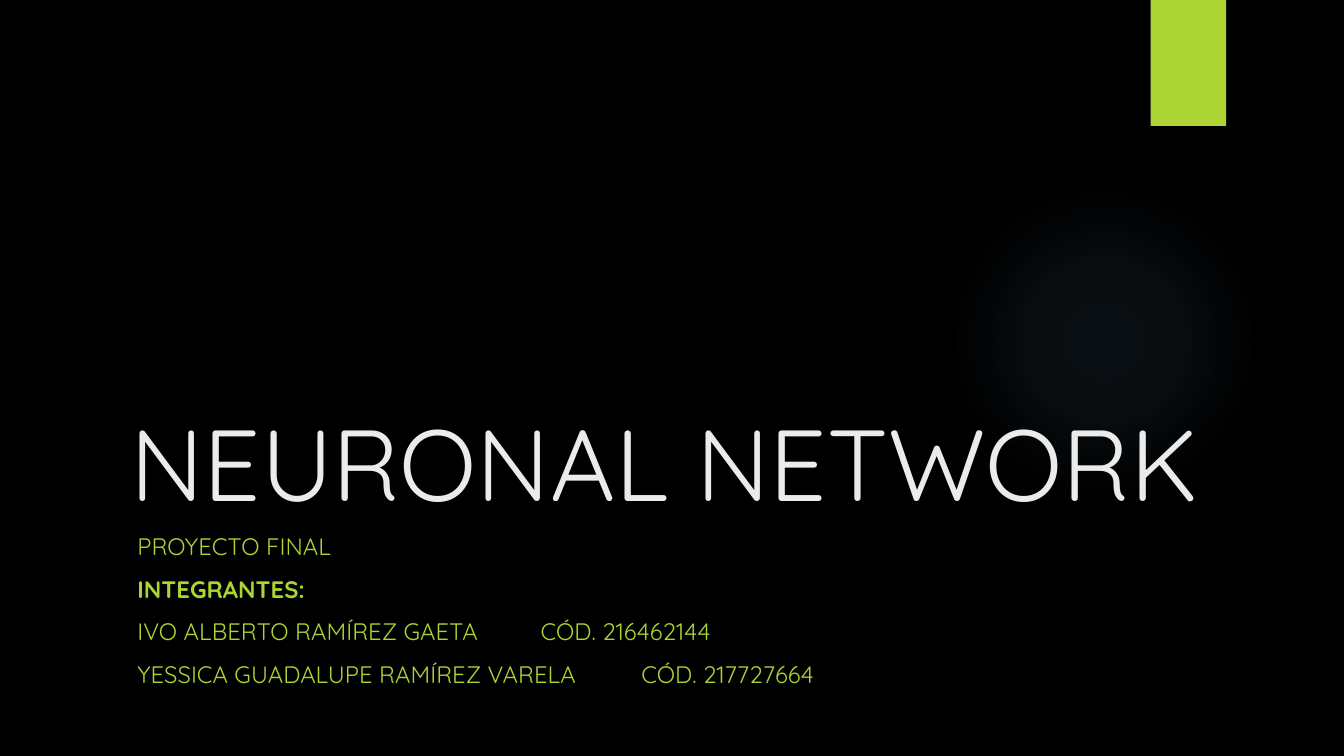
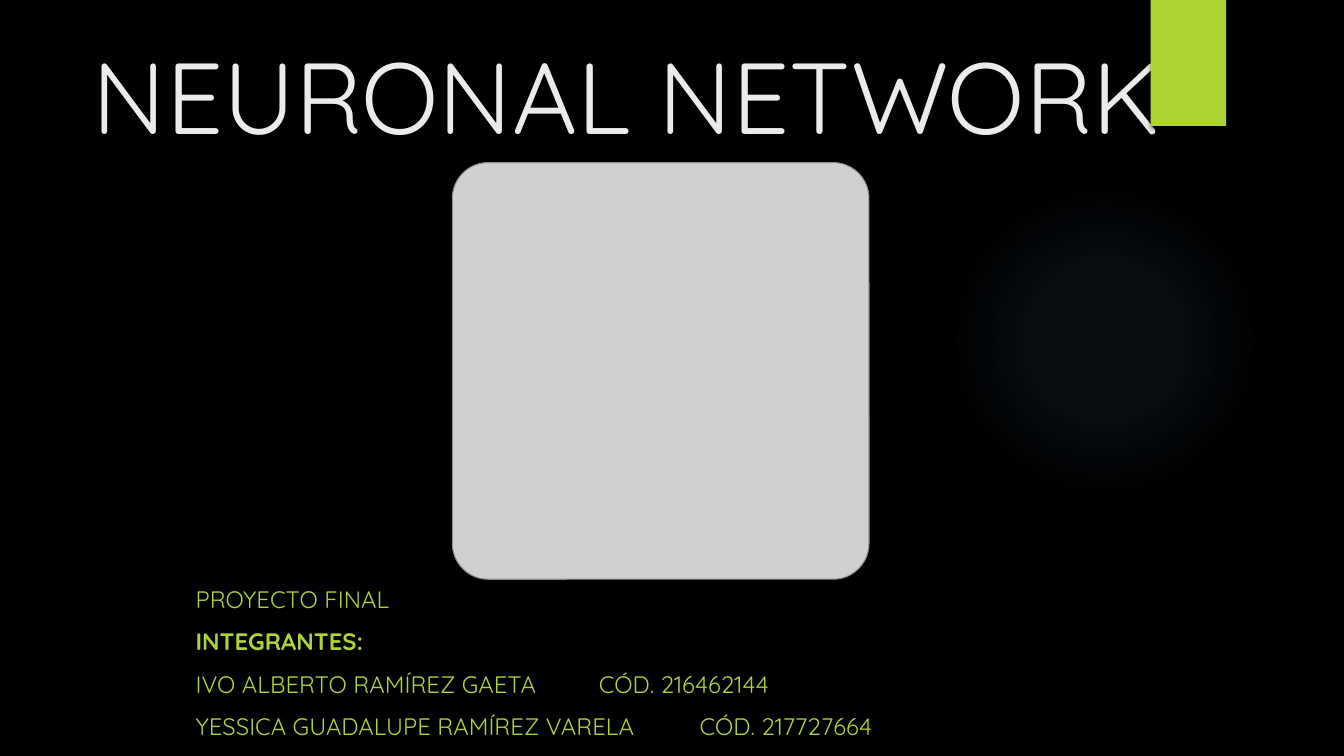
Before and after one commit to unknowchar/NN-imgClasification, a slide deck: slide 1 of NEURONAL NETWORK.pptx. Drawn at 1344x756 pixels with LibreOffice and Linux fonts; fonts in the diff are those of the drawing; grey boxes stand for pictures; background and template pictures are left out. Boxes give left, top, right and bottom in pixels: in the first picture for what was removed or moved away, otherwise in the second. Text is boxed around its words. In the diff, an @@ line names an element or a change of style, - is before the commit and + after.

```diff
--- a/NEURONAL NETWORK.pptx
+++ b/NEURONAL NETWORK.pptx
@@ title "NEURONAL NETWORK" rewrapped from (130,429,1198,502) to (93,31,1161,135) @@
@@ picture added at (453,162,869,579) @@
@@ subtitle "PROYECTO FINAL": place and size @@
-subtitle "PROYECTO FINAL" at (137,538,814,684)
+subtitle "PROYECTO FINAL" at (196,591,872,736)
```
Also in this commit, not shown: 2 other slides changed, 5 slides added, 3 slides removed.
